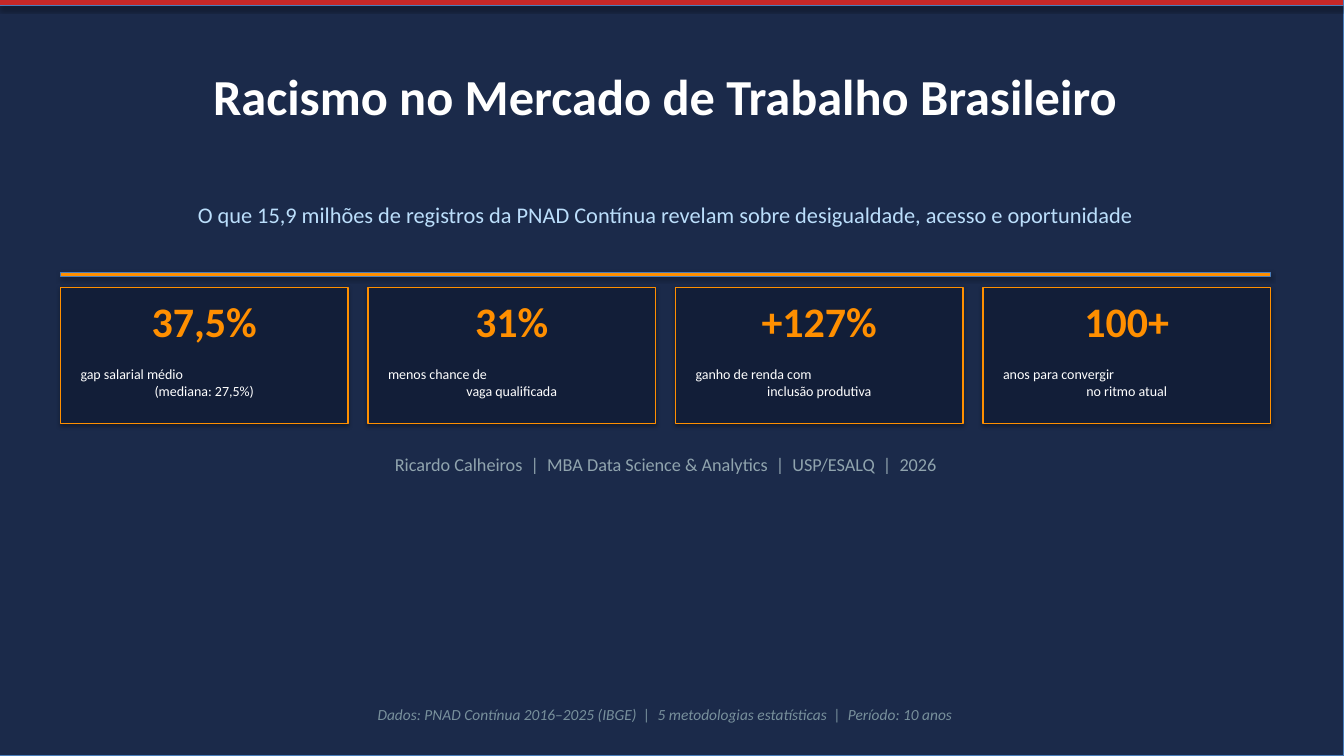
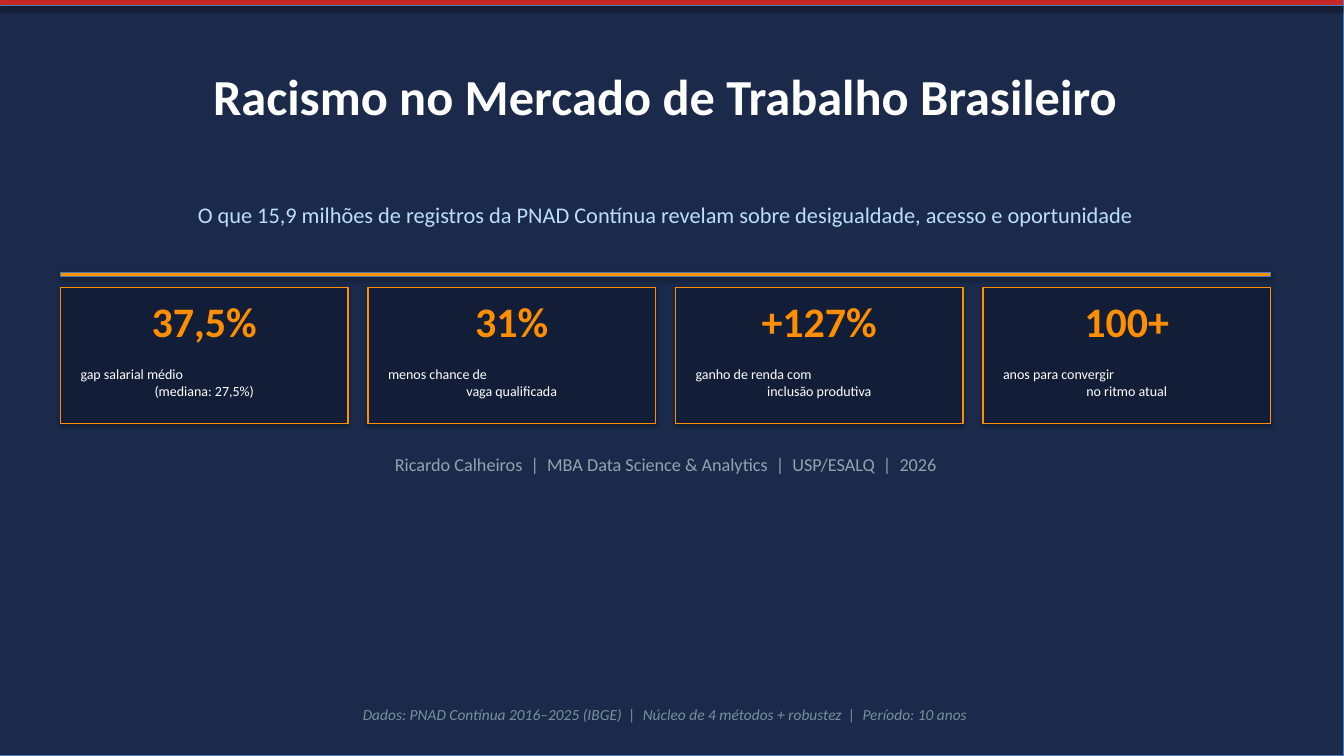
Before and after one commit to rickinrj-ux/ProjetoRacismoPNAD, a slide deck: slide 1 of entregaveis/apresentacao_executiva.pptx. Drawn at 1344x756 pixels with LibreOffice and Linux fonts; fonts in the diff are those of the drawing. Boxes give left, top, right and bottom in pixels: in the first picture for what was removed or moved away, otherwise in the second. Text is boxed around its words. In the diff, an @@ line names an element or a change of style, - is before the commit and + after.

```diff
--- a/entregaveis/apresentacao_executiva.pptx
+++ b/entregaveis/apresentacao_executiva.pptx
@@ text at box(363, 709, 967, 722): text changed @@
-Dados: PNAD Contínua 2016–2025 (IBGE) | 5 metodologias estatísticas | Período: 10 anos
+Dados: PNAD Contínua 2016–2025 (IBGE) | Núcleo de 4 métodos + robustez | Período: 10 anos
```
Also in this commit, not shown: 1 other slide changed, 3 slides removed, 4 other files.
